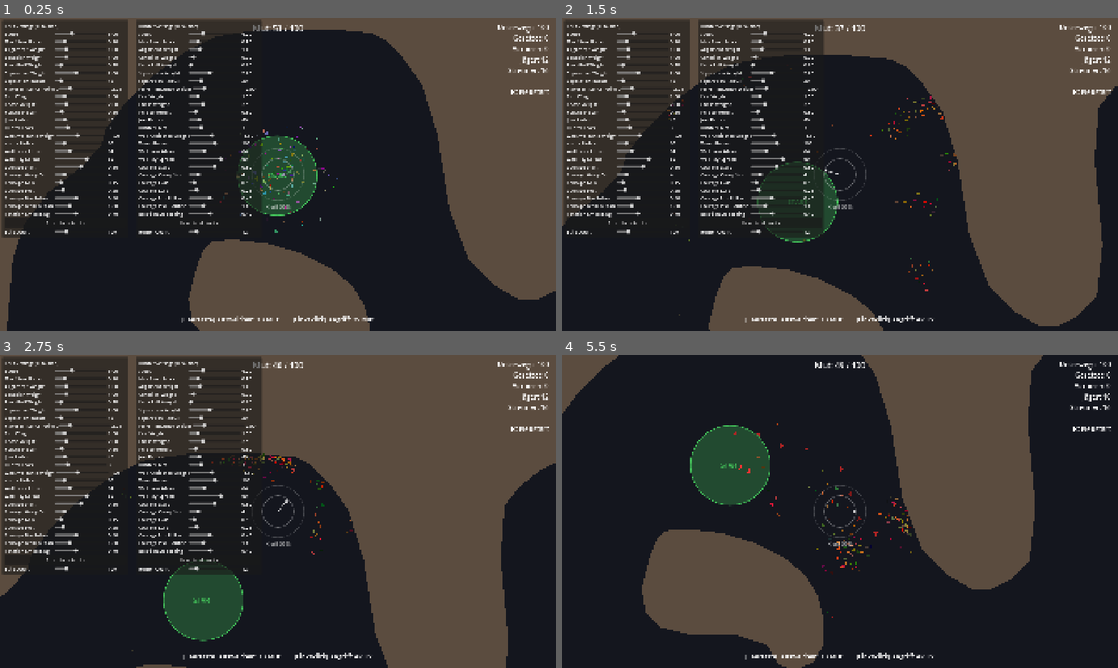
Above: before the commit, frames 1-4 (two rows, left to right).
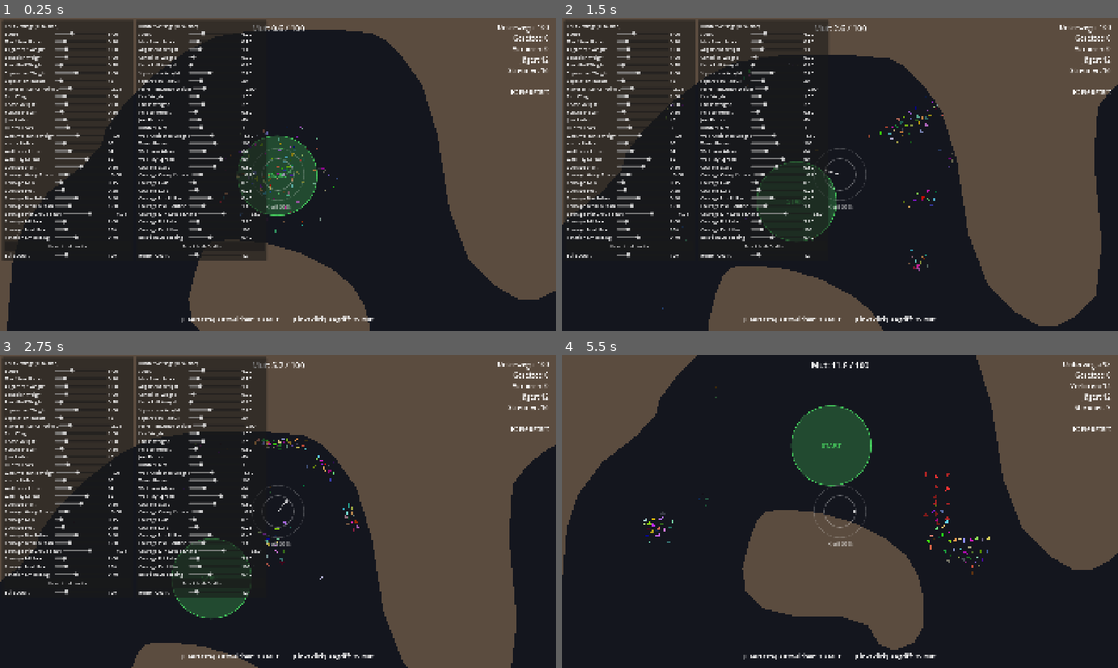
Above: after the commit, the same moments.

Repository: GaslightingRocks/CG-Idea3-swarm
Game: Godot game, scene res://game/game.tscn
The game is run twice, just before and just after one commit, with the same random seed, the same clock (stepped at 60 frames per second) and the same inputs.
Inputs (mouse positions are in pixels of both pictures, inside the frame that each line leads up to):
- Up to frame 1 (0.25 s): no input
- Up to frame 2 (1.5 s): move the mouse to (962, 158) at 0.52 s; press the mouse at (962, 158) at 0.53 s; release the mouse at (962, 158) at 1.25 s; drag from (728, 190) to (778, 64) at 1.27 s
- Up to frame 3 (2.75 s): move the mouse to (333, 442) at 2.02 s; hold Space (ability_dodge) from 2.03 s (still down); click (333, 442) at 2.3 s
- Up to frame 4 (5.5 s): release Space (ability_dodge) at 2.75 s; drag from (812, 574) to (912, 533) at 2.77 s; move the mouse to (1006, 558) at 3.52 s; press the mouse at (1006, 558) at 3.53 s; tap H (toggle_settings) at 4.15 s; release the mouse at (1006, 558) at 4.25 s; drag from (673, 464) to (823, 486) at 4.27 s; move the mouse to (867, 511) at 5.02 s; press the mouse at (867, 511) at 5.03 s

The runs differ from the first frame. In frame 1, 2.6% of the frame differs, in the area x 0-55%, y 0-78%; in frame 2, 3.0%; in frame 3, 12%; in frame 4, 51%, in the area x 0-100%, y 0-100%.

Commit message:
Courage pool as currency, more powerful attack
- courage is now a float pool per flock that slowly fills
  (courage_fill_rate x group share) and only while at least
  courage_min_group_share of the boids fly in a group
- "in a group" = sees courage_group_percent of all boids of the flock
- abilities pay from the pool, the boids' own courage is no longer reduced
- attack: whole swarm lunges at the nearest hunter within attack_range,
  1.7x speed, 3x steering, charges the swarm target if no hunter is in sight
- hit hunters are knocked back, every hit shakes the camera
- HUD shows the pool as float and when the swarm is too scattered to fill it

Co-Authored-By: Claude Opus 5.5 <noreply@anthropic.com>

Diff:
--- a/boids-test/flock/boid.gd
+++ b/boids-test/flock/boid.gd
@@ -36,6 +36,8 @@
 var state: State = State.FLYING
 # between 0 (scared) and 1 (brave): rises while the boid flies in a group, sinks while it's alone
 var courage: float = 0.5
+# true while the boid sees enough boids of its flock, the flock's courage pool only fills if enough boids are
+var in_group: bool = false
 
 # push away from walls, sum of the wall normals the rays hit (recalculated every WALL_CHECK_INTERVAL steps)
 var wall_push: Vector2 = Vector2.ZERO
@@ -90,15 +92,21 @@
 	debug_behavior_force = behavior_force()
 	var steering: Vector2 = debug_flocking_force + debug_player_force + debug_wall_force + debug_behavior_force
 
+	# Dodging makes the swarm faster, attacking makes it faster and much more agile
+	var speed: float = settings.speed
+	var max_steer: float = settings.max_steer_force
+	if flock and flock.is_dodging():
+		speed *= flock.dodge_speed_multiplier
+	if flock and flock.is_attacking():
+		speed *= flock.attack_speed_multiplier
+		max_steer *= flock.attack_steer_multiplier
+
 	# Limits how much the velocity can change per frame, which smooths out sudden turns
-	velocity += steering.limit_length(settings.max_steer_force)
+	velocity += steering.limit_length(max_steer)
 	if velocity.is_zero_approx():
 		velocity = Vector2.RIGHT.rotated(rotation)
 
-	# Enforces constant speed (faster while the flock dodges)
-	var speed: float = settings.speed
-	if flock and flock.is_dodging():
-		speed *= flock.dodge_speed_multiplier
+	# Enforces constant speed
 	velocity = velocity.normalized() * speed
 
 	# Touching a wall costs the boid if lethal_walls is switched on in the settings
@@ -121,9 +129,11 @@
 		vision_shape.radius = settings.vision_radius
 
 
-## Courage rises while the boid has at least courage_group_size neighbors of its own flock and sinks otherwise.
+## Courage rises while the boid flies in a group and sinks otherwise. "In a group" means it sees
+## at least courage_group_percent of all boids of its flock (see Flock.group_size_needed()).
 func update_courage(delta: float) -> void:
-	if neighbor_count >= settings.courage_group_size:
+	in_group = flock != null and neighbor_count >= flock.group_size_needed()
+	if in_group:
 		courage += settings.courage_gain * delta
 	else:
 		courage -= settings.courage_loss * delta
@@ -242,9 +252,11 @@
 ## Extra steering that makes this kind of boid special. Normal boids flee from the hunters they can see,
 ## the Hunter class overrides this to chase its prey instead.
 func behavior_force() -> Vector2:
-	# While the flock attacks, the boid flies at the nearest hunter instead of fleeing
-	if flock and flock.is_attacking() and nearest_hunter:
-		return steer_towards(nearest_hunter.global_position - global_position) * flock.attack_steer_weight
+	# While the flock attacks, the boid charges at the nearest hunter it sees, or else at the swarm's target
+	if flock and flock.is_attacking():
+		var target: Boid = nearest_hunter if nearest_hunter else flock.attack_target
+		if target and is_instance_valid(target):
+			return steer_towards(target.global_position - global_position) * flock.attack_steer_weight
 	return steer_towards(hunter_threat) * settings.flee_weight
 
 
--- a/boids-test/flock/boid_settings.gd
+++ b/boids-test/flock/boid_settings.gd
@@ -42,8 +42,8 @@
 # Courage: every boid has its own courage between 0 (scared) and 1 (brave).
 # courage of a newly spawned boid
 @export_range(0.0, 1.0, 0.05) var courage_start: float = 0.5
-# visible neighbors of the own flock a boid needs to count as "in a group"
-@export_range(1, 20, 1) var courage_group_size: int = 4
+# a boid counts as "in a group" when it sees at least this share of all boids of its flock (0.1 = 10 %)
+@export_range(0.01, 0.5, 0.01) var courage_group_percent: float = 0.08
 # courage gained per second while in a group / lost per second while alone
 @export_range(0.0, 2.0, 0.01) var courage_gain: float = 0.15
 @export_range(0.0, 2.0, 0.01) var courage_loss: float = 0.25
@@ -51,6 +51,13 @@
 @export_range(0.0, 1.0, 0.05) var courage_min_follow: float = 0.4
 # wall avoidance multiplier for a boid with 0 courage, scared boids keep more distance (brave ones use 1)
 @export_range(1.0, 4.0, 0.1) var courage_wall_caution: float = 1.8
+# Courage pool: the swarm's currency for abilities, a float that slowly fills up.
+# share of the boids that must be "in a group" for the pool to fill at all (0.5 = half of the swarm)
+@export_range(0.0, 1.0, 0.05) var courage_min_group_share: float = 0.5
+# courage added per second when every boid is in a group (fewer boids in groups fill it slower)
+@export_range(0.0, 20.0, 0.1) var courage_fill_rate: float = 3.0
+# most courage the pool can hold
+@export_range(10.0, 500.0, 5.0) var courage_pool_max: float = 100.0
 # if true, a boid touching a wall is lost; if false, it slides along the wall
 @export var lethal_walls: bool = false
 # how fast the rotation follows the velocity (0 = never, 1 = instantly)
--- a/boids-test/flock/flock.gd
+++ b/boids-test/flock/flock.gd
@@ -6,6 +6,8 @@
 
 ## Emitted whenever the number of flying, saved or lost boids changes (e.g. to update the HUD).
 signal counts_changed
+## Emitted when a boid of this flock gets hit but survives (e.g. a hunter hit by the attack), used for camera shake.
+signal boid_hit
 
 # scene every boid of this flock is made from (e.g. res://flock/hunter.tscn for an enemy flock)
 @export_file("*.tscn") var boid_scene_path: String = "res://flock/boid.tscn"
@@ -32,14 +34,23 @@
 var center: Vector2 = Vector2.ZERO
 # average velocity of all boids, used so boids hitting a wall all turn to the same side
 var average_velocity: Vector2 = Vector2.ZERO
-# sum of the courage of all boids, the currency for special abilities
-var total_courage: float = 0.0
+# The swarm's courage supply, the currency for special abilities. It slowly fills up while enough of the
+# boids fly in a group (settings.courage_min_group_share) and is emptied by using abilities.
+var courage_pool: float = 0.0
+# share of boids (0 to 1) that currently count as "in a group"
+var group_share: float = 0.0
 
 # State of the special abilities, started by PlayerAbilities and read by the boids
 var dodge_time_left: float = 0.0
 var dodge_speed_multiplier: float = 1.0
 var attack_time_left: float = 0.0
+var attack_speed_multiplier: float = 1.0
+var attack_steer_multiplier: float = 1.0
 var attack_steer_weight: float = 0.0
+var attack_range: float = 0.0
+# flock whose boids are attacked, and the one of them the whole swarm currently charges at
+var attack_victims: Flock = null
+var attack_target: Boid = null
 # all boids that currently belong to this flock and are still flying
 var boids: Array[Boid] = []
 # boids that reached the goal / were killed
@@ -69,8 +80,11 @@
 	# Godot processes a parent before its children, so this runs before the boids read the force
 	player_force = player_influence.get_force() if player_influence else Vector2.ZERO
 	update_center()
+	fill_courage_pool(delta)
 	dodge_time_left = maxf(dodge_time_left - delta, 0.0)
 	attack_time_left = maxf(attack_time_left - delta, 0.0)
+	if is_attacking():
+		attack_target = find_attack_target()
 
 
 ## True while the dodge ability is active: the boids are faster and hunters can't catch them.
@@ -95,41 +109,81 @@
 		boid.velocity = direction.normalized() * boid.settings.speed * speed_multiplier
 
 
-## Starts the attack for the given time. steer_weight is how strongly the boids fly at hunters.
-func start_attack(duration: float, steer_weight: float) -> void:
+## Starts the attack: the whole swarm lunges at the nearest boid of the victims flock (within range),
+## flies faster and turns sharper for the given time.
+func start_attack(duration: float, victims: Flock, range_px: float, speed_multiplier: float,
+		steer_multiplier: float, steer_weight: float) -> void:
 	attack_time_left = duration
+	attack_victims = victims
+	attack_range = range_px
+	attack_speed_multiplier = speed_multiplier
+	attack_steer_multiplier = steer_multiplier
 	attack_steer_weight = steer_weight
-
-
-## Pays the given amount from the flock's courage, taken from all boids in proportion to their courage.
-## Returns false (and pays nothing) if the flock doesn't have enough courage.
+	attack_target = find_attack_target()
+
+	# Lunge: every boid turns toward the target at once (or the mouse direction if there's none)
+	var lunge_point: Vector2 = attack_target.global_position if attack_target else center + player_force * 100.0
+	for boid: Boid in boids:
+		var direction: Vector2 = lunge_point - boid.global_position
+		if not direction.is_zero_approx():
+			boid.velocity = direction.normalized() * boid.settings.speed * speed_multiplier
+
+
+## Returns the victim closest to the swarm's center within attack_range, or null.
+func find_attack_target() -> Boid:
+	if attack_victims == null:
+		return null
+	var nearest: Boid = null
+	var nearest_distance: float = attack_range
+	for victim: Boid in attack_victims.boids:
+		var distance: float = center.distance_to(victim.global_position)
+		if distance < nearest_distance:
+			nearest = victim
+			nearest_distance = distance
+	return nearest
+
+
+## Fills the courage pool, but only while at least courage_min_group_share of the boids fly in a group.
+## The more boids are in a group, the faster it fills.
+func fill_courage_pool(delta: float) -> void:
+	if group_share >= settings.courage_min_group_share:
+		courage_pool += settings.courage_fill_rate * group_share * delta
+	courage_pool = minf(courage_pool, settings.courage_pool_max)
+
+
+## Pays the given amount from the courage pool. Returns false (and pays nothing) if there isn't enough.
 func spend_courage(amount: float) -> bool:
-	if total_courage < amount or total_courage <= 0.0:
+	if courage_pool < amount:
 		return false
-	var remaining_factor: float = (total_courage - amount) / total_courage
-	for boid: Boid in boids:
-		boid.courage *= remaining_factor
-	total_courage -= amount
+	courage_pool -= amount
 	return true
 
 
-## Calculates center of mass, average velocity and total courage once, instead of every boid doing it on its own.
+## Number of own-flock neighbors a boid needs in sight to count as "in a group":
+## courage_group_percent of all boids of the flock, but at least 1.
+func group_size_needed() -> int:
+	return maxi(1, ceili(settings.courage_group_percent * boids.size()))
+
+
+## Calculates center of mass, average velocity and group share once, instead of every boid doing it on its own.
 func update_center() -> void:
 	if boids.is_empty():
 		center = global_position
 		average_velocity = Vector2.ZERO
-		total_courage = 0.0
+		group_share = 0.0
 		return
 	var position_sum: Vector2 = Vector2.ZERO
 	var velocity_sum: Vector2 = Vector2.ZERO
-	total_courage = 0.0
+	var in_group_count: int = 0
 	for boid: Boid in boids:
 		position_sum += boid.global_position
 		velocity_sum += boid.velocity
-		total_courage += boid.courage
+		if boid.in_group:
+			in_group_count += 1
 	# Strays are pulled toward their home spot (via flock_pull_weight) instead of their center of mass
 	center = global_position if stray_group else position_sum / boids.size()
 	average_velocity = velocity_sum / boids.size()
+	group_share = float(in_group_count) / boids.size()
 
 
 ## Spawns or removes boids until exactly the given number of boids exists.
--- a/boids-test/flock/hunter.gd
+++ b/boids-test/flock/hunter.gd
@@ -12,6 +12,8 @@
 const HIT_COOLDOWN_STEPS: int = 20
 # how much darker the hunter gets per lost life
 const DARKEN_PER_HIT: float = 0.3
+# how far (in pixels) a hunter is thrown back when an attacking boid hits it
+const KNOCKBACK_DISTANCE: float = 25.0
 
 # remaining lives, the hunter dies when they reach 0
 var lives: int = 1
@@ -77,11 +79,24 @@
 	# Dodging boids slip through the hunter's grip
 	if prey_flock and prey_flock.is_dodging():
 		return
-	# Attacking boids survive the contact, only the hunter gets hurt
-	if not (prey_flock and prey_flock.is_attacking()):
+	# Attacking boids survive the contact and throw the hunter back, otherwise the prey dies
+	if prey_flock and prey_flock.is_attacking():
+		knock_back(nearest_prey.global_position)
+	else:
 		nearest_prey.die()
 	nearest_prey = null
 	take_hit()
+
+
+## Throws the hunter away from the attacking boid, so the attack visibly pushes the hunters around.
+func knock_back(from: Vector2) -> void:
+	var direction: Vector2 = (global_position - from).normalized()
+	if direction.is_zero_approx():
+		direction = -velocity.normalized()
+	velocity = direction * settings.speed
+	global_position += clip_against_walls(direction * KNOCKBACK_DISTANCE, false)
+	if flock:
+		flock.boid_hit.emit()
 
 
 ## Costs the hunter one life. It dies when none are left, otherwise it can't kill for a moment and gets darker.
--- a/boids-test/game/game.gd
+++ b/boids-test/game/game.gd
@@ -29,6 +29,8 @@
 
 	flock.counts_changed.connect(update_hud)
 	enemy_flock.counts_changed.connect(update_hud)
+	# Every hunter hit by the attack shakes the camera a little
+	enemy_flock.boid_hit.connect(func() -> void: camera.shake(6.0))
 	for strays: Flock in stray_flocks:
 		strays.counts_changed.connect(update_hud)
 	update_hud()
@@ -49,7 +51,8 @@
 
 func _process(_delta: float) -> void:
 	# Courage and running abilities change all the time, so they're updated every frame
-	hud.show_courage(flock.total_courage, flock.boids.size())
+	var filling: bool = flock.group_share >= flock.settings.courage_min_group_share
+	hud.show_courage(flock.courage_pool, flock.settings.courage_pool_max, filling)
 	hud.show_abilities(abilities.get_status_text())
 
 
--- a/boids-test/game/game.tscn
+++ b/boids-test/game/game.tscn
@@ -19,9 +19,10 @@
 [node name="PlayerInfluence" type="Node" parent="."]
 script = ExtResource("5_influence")
 
-[node name="PlayerAbilities" type="Node" parent="." node_paths=PackedStringArray("flock")]
+[node name="PlayerAbilities" type="Node" parent="." node_paths=PackedStringArray("flock", "enemy_flock")]
 script = ExtResource("10_abilities")
 flock = NodePath("../Flock")
+enemy_flock = NodePath("../EnemyFlock")
 
 [node name="Flock" type="Node2D" parent="." node_paths=PackedStringArray("player_influence")]
 script = ExtResource("3_flock")
--- a/boids-test/player/player_abilities.gd
+++ b/boids-test/player/player_abilities.gd
@@ -1,15 +1,18 @@
 class_name PlayerAbilities
 extends Node
 
-## The swarm's two special abilities. Both are paid with courage (the sum of all boids' courage, see the HUD).
+## The swarm's two special abilities. Both are paid from the flock's courage pool (see the HUD).
 ##
 ## Dodge ("ability_dodge", Space): the whole swarm dashes in the mouse direction at higher speed,
 ##     hunters can't catch any boid while it lasts.
-## Attack ("ability_attack", left mouse button): the swarm turns on the hunters it sees,
-##     every boid touching a hunter costs the hunter a life instead of dying itself.
+## Attack ("ability_attack", left mouse button): the whole swarm lunges at the nearest hunter, flies faster
+##     and turns much sharper. Every boid touching a hunter throws it back and costs it a life
+##     instead of dying itself, and the camera shakes on every hit.
 
 # flock that uses the abilities
 @export var flock: Flock
+# flock that the attack goes for (the hunters)
+@export var enemy_flock: Flock
 
 @export_group("Dodge")
 @export var dodge_cost: float = 10.0
@@ -21,8 +24,13 @@
 @export var attack_cost: float = 25.0
 # seconds the attack lasts
 @export var attack_duration: float = 3.0
-# how strongly the boids fly at the nearest hunter during the attack
-@export var attack_steer_weight: float = 3.0
+# how far (in pixels) from the swarm's center a hunter may be to become the target
+@export var attack_range: float = 500.0
+@export var attack_speed_multiplier: float = 1.7
+# max_steer_force is multiplied by this during the attack, so the swarm turns sharply onto its target
+@export var attack_steer_multiplier: float = 3.0
+# how strongly the boids fly at their target during the attack
+@export var attack_steer_weight: float = 4.0
 
 
 func _unhandled_input(event: InputEvent) -> void:
@@ -44,7 +52,8 @@
 func try_attack() -> void:
 	if flock.is_attacking() or not flock.spend_courage(attack_cost):
 		return
-	flock.start_attack(attack_duration, attack_steer_weight)
+	flock.start_attack(attack_duration, enemy_flock, attack_range, attack_speed_multiplier,
+			attack_steer_multiplier, attack_steer_weight)
 
 
 ## One line for the HUD: the keys, what each ability costs, and which one is running right now.
--- a/boids-test/player/swarm_camera.gd
+++ b/boids-test/player/swarm_camera.gd
@@ -10,6 +10,11 @@
 @export var flock: Flock
 # how quickly the camera catches up with the flock (higher = snappier, lower = smoother)
 @export var follow_speed: float = 3.0
+# how quickly a shake fades out (higher = shorter)
+@export var shake_fade: float = 10.0
+
+# current shake strength in pixels, set by shake() and fading out over time
+var shake_strength: float = 0.0
 
 
 func _ready() -> void:
@@ -21,3 +26,16 @@
 	# Moves a fraction of the remaining distance each step, independent of the frame rate
 	var weight: float = 1.0 - exp(-follow_speed * delta)
 	global_position = global_position.lerp(flock.center, weight)
+
+
+func _process(delta: float) -> void:
+	# The shake only moves the view (offset), not the camera itself, so following stays smooth
+	shake_strength *= exp(-shake_fade * delta)
+	if shake_strength < 0.1:
+		shake_strength = 0.0
+	offset = Vector2(randf_range(-1.0, 1.0), randf_range(-1.0, 1.0)) * shake_strength
+
+
+## Shakes the view for a moment, e.g. when the attack hits a hunter. Stronger shakes replace weaker ones.
+func shake(strength: float) -> void:
+	shake_strength = maxf(shake_strength, strength)
--- a/boids-test/ui/hud.gd
+++ b/boids-test/ui/hud.gd
@@ -22,9 +22,10 @@
 	message_label.visible = text != ""
 
 
-## Shows the summed up courage of the swarm and how much it could have at most (every boid fully brave).
-func show_courage(total: float, maximum: int) -> void:
-	courage_label.text = "Mut: %d / %d" % [roundi(total), maximum]
+## Shows the swarm's courage pool, how full it can get and whether it is filling right now.
+func show_courage(pool: float, maximum: float, filling: bool) -> void:
+	var state: String = "" if filling else "  (Schwarm zu verstreut)"
+	courage_label.text = "Mut: %.1f / %d%s" % [pool, roundi(maximum), state]
 
 
 ## Shows the ability keys, costs and which ability is running.
Not shown, added: boids-test/player/player_abilities.gd.uid
